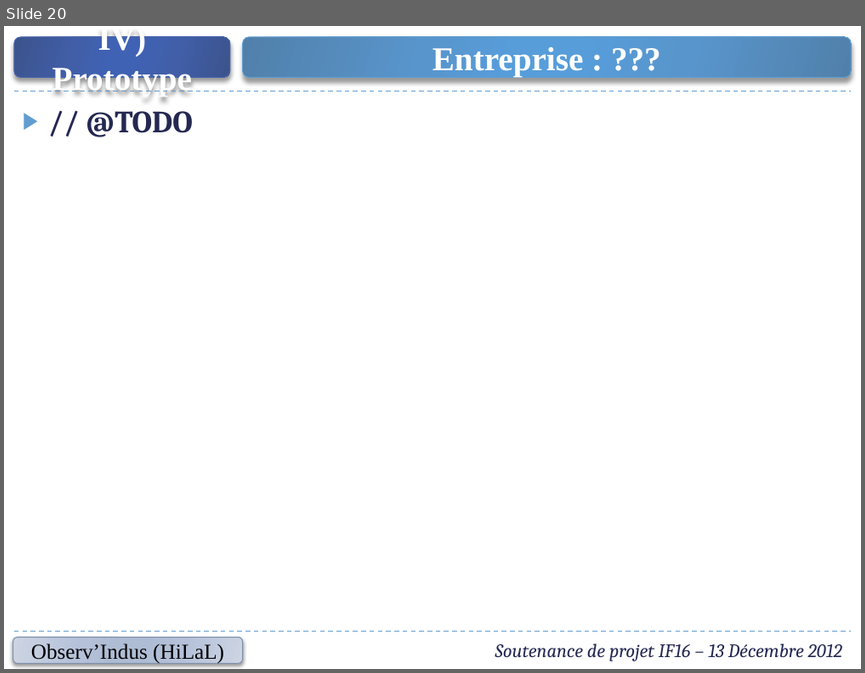
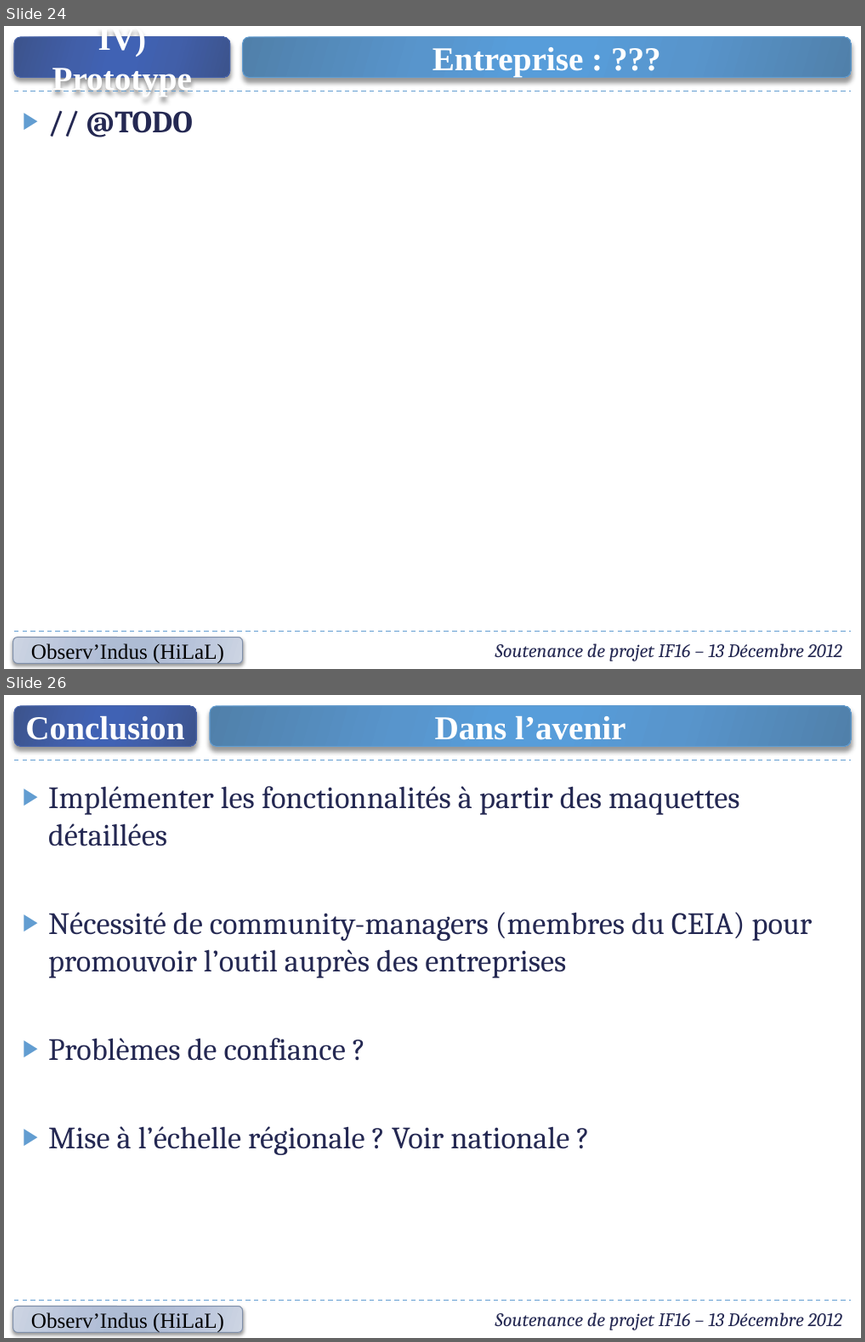
Before and after one commit to cahier/Observ, a slide deck: Presentations/IF16 - Soutenance (2012-12-13).pptx. Shown one above the other, each under a label of ours: slide 20 before the commit, slides 24 and 26 after it; the slides between them are not shown. The pictures are 865x673 and 865x1342 pixels, drawn with LibreOffice and Linux fonts; fonts in the diff are those of the drawing. Boxes give left, top, right and bottom in pixels: in the first picture for what was removed or moved away, otherwise in the second. Text is boxed around its words. In the diff, an @@ line names an element or a change of style, - is before the commit and + after.

Commit message:
Mise à jour de la soutenance

```diff
--- a/Presentations/IF16 - Soutenance (2012-12-13).pptx
+++ b/Presentations/IF16 - Soutenance (2012-12-13).pptx
@@ slide 26 added at [4, 695, 861, 1338], background #FFFFFF @@
@@ rounded rectangle added at [14, 706, 197, 746], fill gradient #3D538D to #425FA9 to #4162B5, outline #4A66AC 0.75 pt, 28 pt, text #FFFFFF, bold @@
+Conclusion
@@ rounded rectangle added at [210, 706, 851, 746], fill gradient #5080AB to #5896CD to #589EDB, outline #629DD1 0.75 pt, 28 pt, text #FFFFFF, bold @@
+Dans l’avenir
@@ line added from (14, 760) to (851, 760), #629DD1 1 pt dashed @@
@@ text added at [48, 786, 812, 1155], 26 pt, text #242852 @@
+▶ Implémenter les fonctionnalités à partir des maquettes détaillées
+▶ Nécessité de community-managers (membres du CEIA) pour promouvoir l’outil auprès des entreprises
+▶ Problèmes de confiance ?
+▶ Mise à l’échelle régionale ? Voir nationale ?
@@ rounded rectangle added at [13, 1306, 243, 1333], fill gradient #CCD4E3 to #B6C2D9 to #AEBCD5, outline #7F8FA9 0.75 pt, 18 pt, text #000000 @@
+Observ’Indus (HiLaL)
@@ line added from (14, 1300) to (851, 1300), #629DD1 1 pt dashed @@
@@ text added at [495, 1312, 842, 1330], 16 pt, text #242852, italic @@
+Soutenance de projet IF16 – 13 Décembre 2012
@@ what was slide 20 is now slide 24 @@
```
Also in this commit, not shown: 5 slides changed, 4 other slides added.
